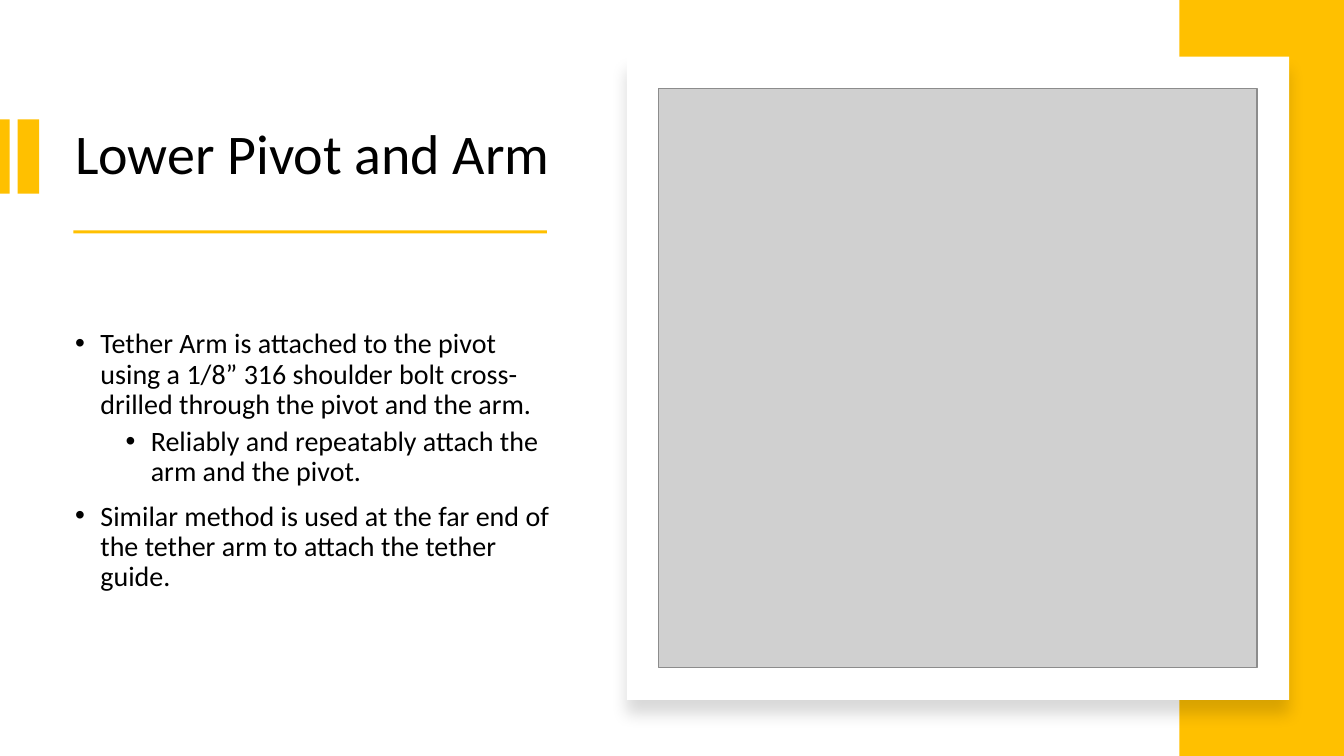
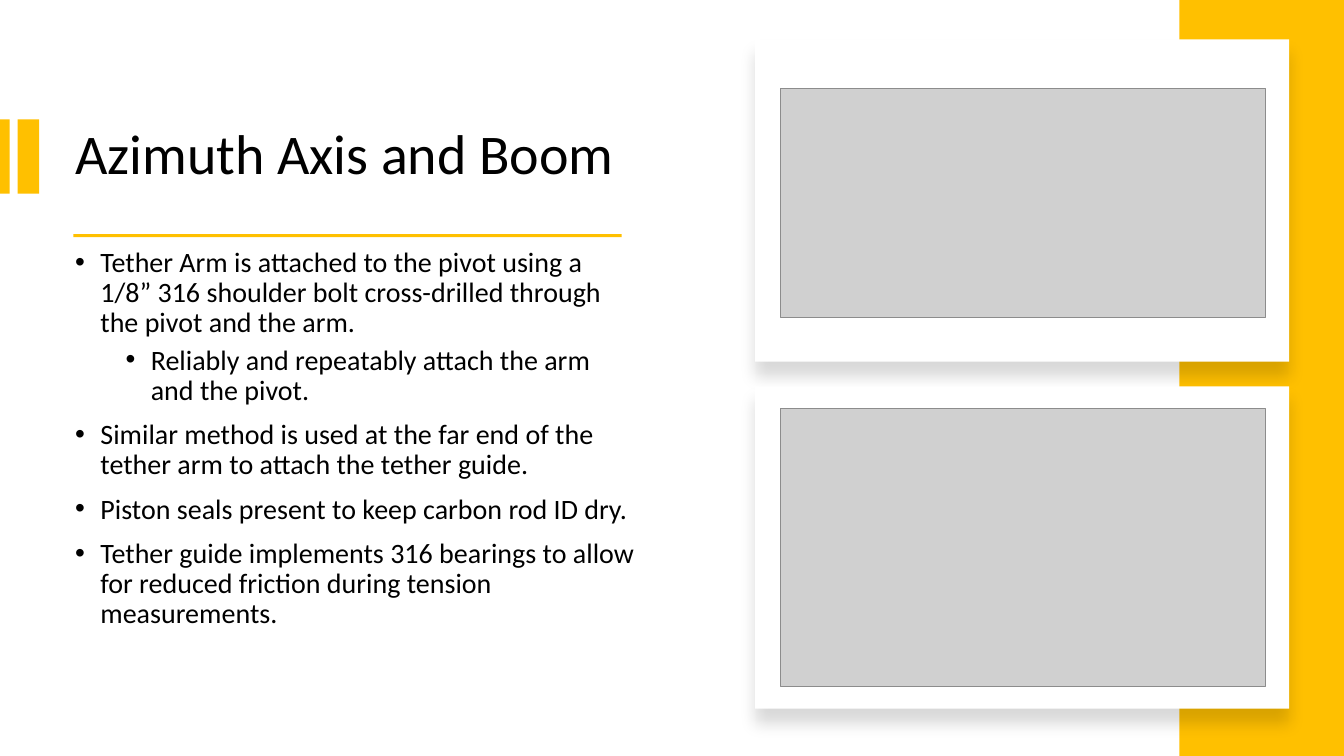
Before and after one commit to NCSUCORE/DoEOceanKiteProject, a slide deck: slide 3 of documentation/kiteCAD/solidworks/Line Angle Sensor/Line Angle Sensor Design.pptx (slide 5 before the commit). Drawn at 1344x756 pixels with LibreOffice and Linux fonts; fonts in the diff are those of the drawing; grey boxes stand for pictures. Boxes give left, top, right and bottom in pixels: in the first picture for what was removed or moved away, otherwise in the second. Text is boxed around its words. In the diff, an @@ line names an element or a change of style, - is before the commit and + after.

```diff
--- a/documentation/kiteCAD/solidworks/Line Angle Sensor/Line Angle Sensor Design.pptx
+++ b/documentation/kiteCAD/solidworks/Line Angle Sensor/Line Angle Sensor Design.pptx
@@ rectangle added at (755, 39, 1290, 362), fill #FFFFFF @@
@@ picture removed at (659, 88, 1257, 667) @@
@@ picture added at (781, 89, 1266, 318) @@
@@ title at (75, 135, 613, 175): text changed @@
-Lower Pivot and Arm
+Azimuth Axis and Boom
@@ rectangle: place and size @@
-rectangle at (74, 231, 547, 234)
+rectangle at (74, 234, 622, 237)
@@ rectangle: place and size @@
-rectangle at (627, 56, 1290, 700)
+rectangle at (755, 386, 1290, 709)
@@ picture added at (781, 409, 1266, 687) @@
@@ text at (100, 499, 634, 624): paragraphs added @@
+• Piston seals present to keep carbon rod ID dry.
+• Tether guide implements 316 bearings to allow for reduced friction during tension measurements.
```
Also in this commit, not shown: 1 other slide changed, 2 slides added, 9 slides removed, 17 other files.
